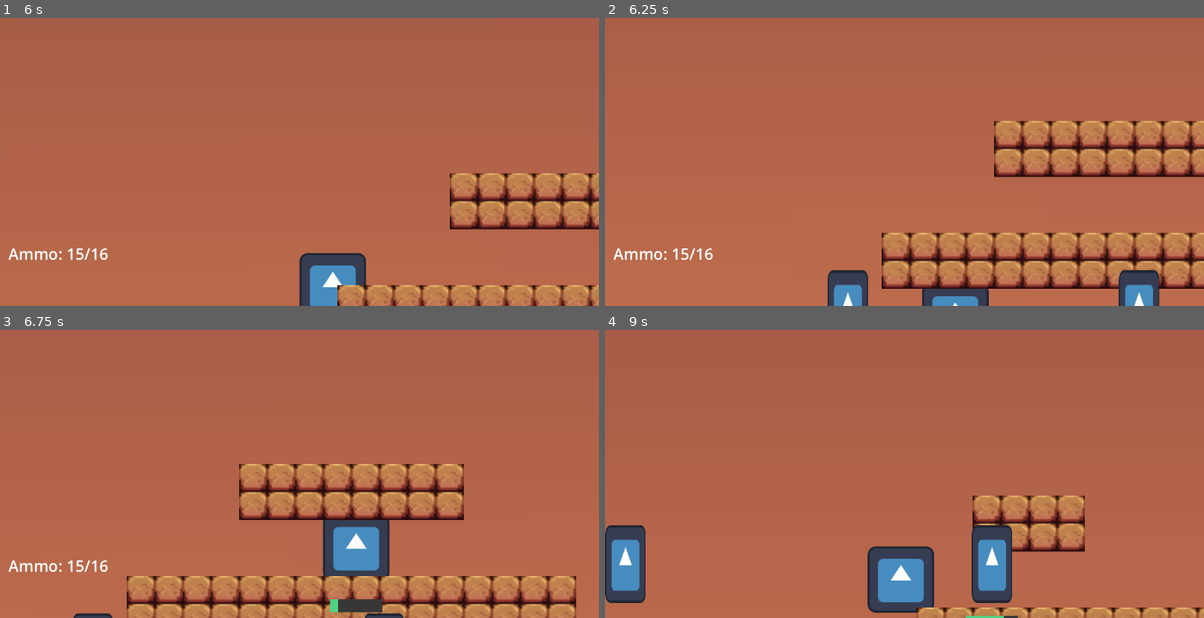
Above: before the commit, frames 1-4 (two rows, left to right).
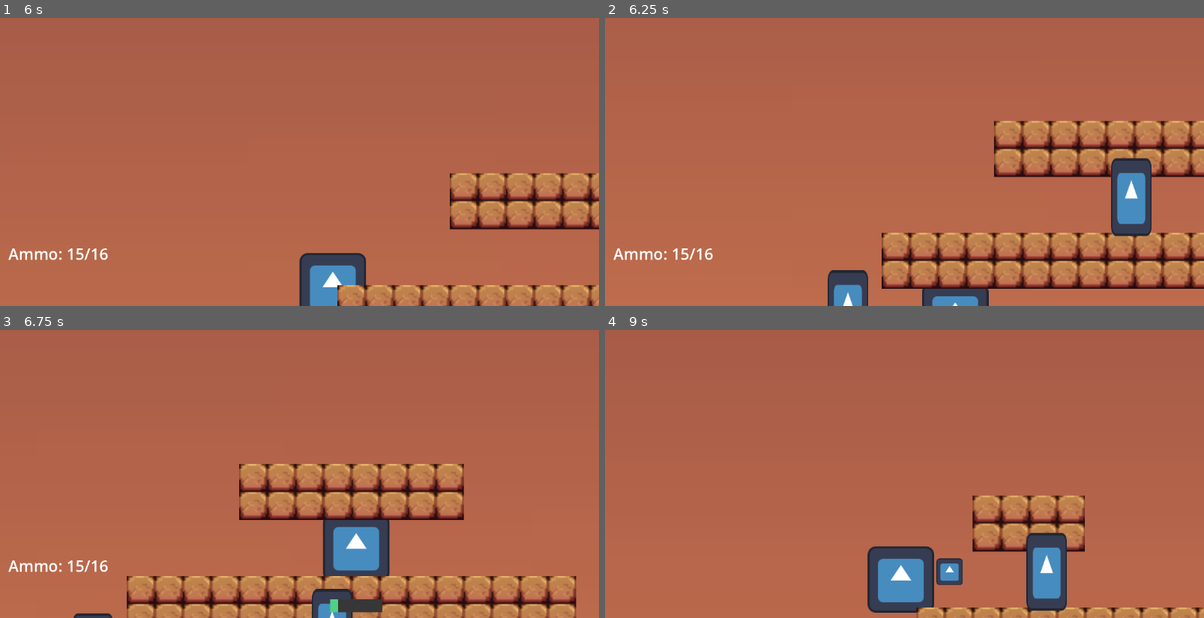
Above: after the commit, the same moments.

Repository: dzfrias/gladiator
Game: Godot game, scene res://scenes/level_playtest.tscn
Same seed, same stepped clock (60 frames per second), same inputs: the game is played once before the commit and once after it. This scene is started directly instead of the project's main scene. The engine's default icon, where the game draws it, is replaced by a stand-in: a white triangle on a blue panel in a dark square.
Inputs (mouse positions are in pixels of both pictures, inside the frame that each line leads up to):
- Up to frame 1 (6 s): move the mouse to (269, 205) at 0.52 s; hold S (crouch) 0.53-1.28 s; hold D (right) 0.53-2.03 s; tap Space (jump) at 0.77, 1.07, 1.52, 1.82, 3.02, 3.32, 3.77, 4.07, 4.52, 4.82 s; move the mouse to (479, 187) at 1.27 s; click (479, 187) at 1.35 s; move the mouse to (119, 87) at 2.02 s; hold E (roll) 2.03-2.78 s; hold A (left) 2.03-4.28 s; move the mouse to (329, 138) at 2.77 s; tap Q (toggle_weapon) at 2.85, 5.85 s; move the mouse to (209, 55) at 3.52 s; hold S (crouch) 3.53-4.28 s; move the mouse to (431, 121) at 4.27 s; hold D (right) from 4.28 s (still down); click (431, 121) at 4.35 s; move the mouse to (179, 156) at 5.02 s; hold E (roll) 5.03-5.78 s; move the mouse to (359, 64) at 5.77 s
- Up to frame 2 (6.25 s): keep holding D (right); tap Space (jump) at 6.02 s
- Up to frame 3 (6.75 s): keep holding D (right); tap Space (jump) at 6.32 s; move the mouse to (269, 517) at 6.52 s; hold S (crouch) from 6.53 s (still down)
- Up to frame 4 (9 s): tap Space (jump) at 6.77, 7.07, 7.52, 7.82 s; move the mouse to (1084, 499) at 7.27 s; release S (crouch) at 7.28 s; click (1084, 499) at 7.35 s; move the mouse to (724, 399) at 8.02 s; release D (right) at 8.03 s; hold E (roll) 8.03-8.78 s; hold A (left) from 8.03 s (still down); move the mouse to (934, 450) at 8.77 s; tap Q (toggle_weapon) at 8.85 s

Frame 1 is identical in both runs. In frame 2, 2.7% of the frame differs, in the area x 84-93%, y 48-100%; in frame 3, 0.6%; in frame 4, 5.9%, in the area x 0-78%, y 67-100%.
Error in both runs: Invalid assignment of property or key 'position' with value of type 'Vector2' on a base object of type 'Nil'. (res://scripts/player/player.gd:59)

Commit message:
fix enemies dropping from platform when player is mid-air

Diff:
--- a/scripts/enemies/shooter.gd
+++ b/scripts/enemies/shooter.gd
@@ -51,7 +51,7 @@
 			if Player.Instance.is_on_platform() and Player.Instance.get_platform_height() < global_position.y and is_on_floor() and _platform_detection._detect_platform():
 				velocity.y = jump_height
 
-			if !Player.Instance.is_on_platform() and _platform_detection.is_on_platform():
+			if !Player.Instance.is_on_platform() and Player.Instance.is_on_floor() and _platform_detection.is_on_platform():
 				set_collision_mask_value(Math.ilog2(Constants.PLATFORM_LAYER) + 1, false)
 			else:
 				set_collision_mask_value(Math.ilog2(Constants.PLATFORM_LAYER) + 1, true)
--- a/scripts/enemies/wolf.gd
+++ b/scripts/enemies/wolf.gd
@@ -51,7 +51,7 @@
 			if Player.Instance.is_on_platform() and Player.Instance.get_platform_height() < global_position.y and is_on_floor() and _platform_detection._detect_platform():
 				velocity.y = jump_height
 
-			if !Player.Instance.is_on_platform() and _platform_detection.is_on_platform():
+			if !Player.Instance.is_on_platform() and Player.Instance.is_on_floor() and _platform_detection.is_on_platform():
 				set_collision_mask_value(Math.ilog2(Constants.PLATFORM_LAYER) + 1, false)
 			else:
 				set_collision_mask_value(Math.ilog2(Constants.PLATFORM_LAYER) + 1, true)
Not shown: 1 places in scenes/shooter.tscn that only renumber resources
Not shown: 1 places in scenes/wolf.tscn that only renumber resources
